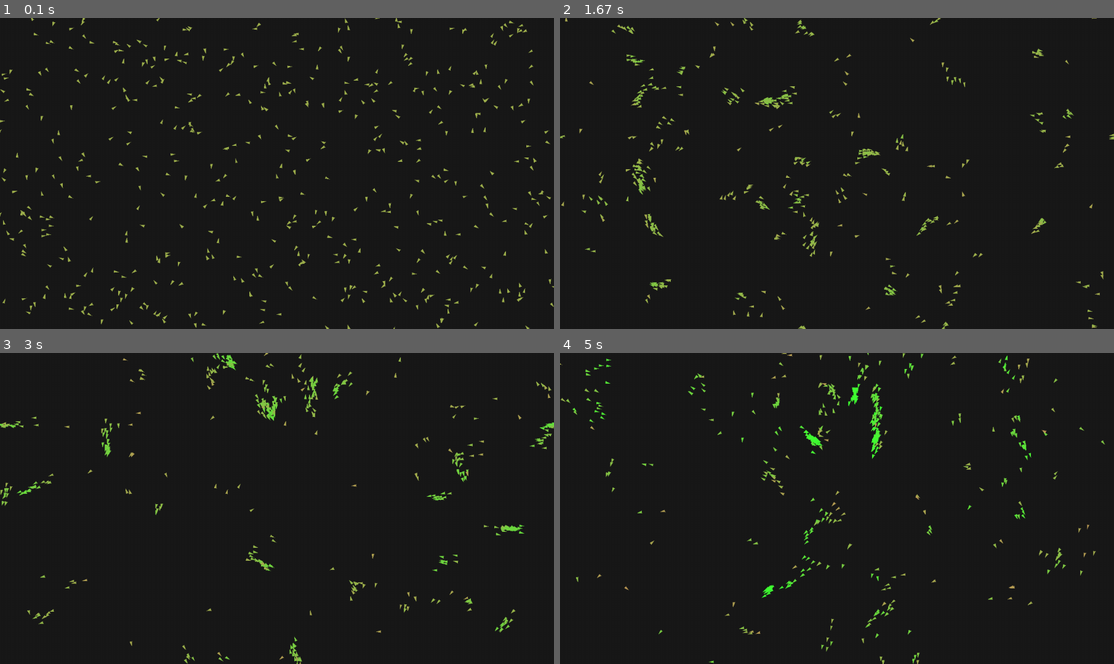
Above: before the commit, frames 1-4 (two rows, left to right).
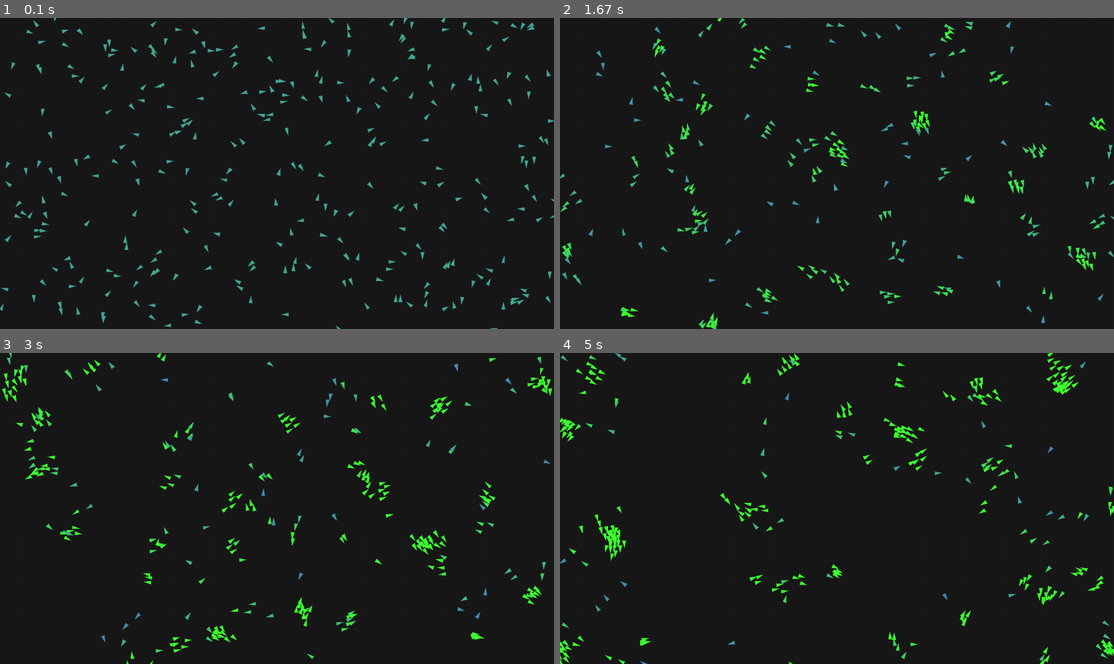
Above: after the commit, the same moments.

Repository: Thunder1967/NSYSU_AI_midterm_boids
Game: pygame game, started from test.py
Two runs of this game, one before a commit and one after it. Both use one fixed random seed, a clock stepped at 60 frames per second and the inputs below.
Inputs:
- Up to frame 1 (0.1 s): no input
- Up to frame 2 (1.67 s): no input
- Up to frame 3 (3 s): no input
- Up to frame 4 (5 s): tap Enter every 0.33 s from 3.33 to 4.67 s

The runs differ from the first frame. In frame 1, 5.6% of the frame differs, in the area x 0-100%, y 0-100%; in frame 2, 5.2%; in frame 3, 5.0%; in frame 4, 5.0%.

Commit message:
V0.0.1 新增註解，優化互動關係

Diff:
--- a/test.py
+++ b/test.py
@@ -11,14 +11,13 @@
 SCREEN_HEIGHT = 720
 SCREEN_CNETER=(SCREEN_WIDTH/2,SCREEN_HEIGHT/2)
 FPS = 60
-sys.setrecursionlimit(10000)
 #color
 BACKGROUND_COLOR = (25,25,25)
 
 #初始化
 pygame.init()
 Screen = pygame.display.set_mode((SCREEN_WIDTH,SCREEN_HEIGHT))
-pygame.display.set_caption('boids V0.0.0')
+pygame.display.set_caption('boids V0.1.0')
 Timer = pygame.time.Clock()
 
 #載入圖片、字體
@@ -26,18 +25,25 @@
 
 #全域變數
 Running=True #遊戲是否運行
-Bird_MAX_Speed = 500
-Bird_MIN_Speed = 100
-Bird_Color_Slow = pygame.math.Vector3(255,100,105)
-Bird_Color_Fast = pygame.math.Vector3(63,255,50)
+Bird_Number = 300 #bird 數量
+Bird_Size = 8 #bird 大小
+Bird_MAX_Speed = 200 #bird 最大速度
+Bird_MIN_Speed = 50 #bird 最小速度
+Bird_Color_Slow = pygame.math.Vector3(75,76,255) #bird 最慢速顏色
+Bird_Color_Fast = pygame.math.Vector3(63,255,50) #bird 最快速顏色
 Bird_Color_ChangeRate = Bird_Color_Fast-Bird_Color_Slow
-Bird_Perception_Radius = 20
-Bird_Separation_Weight = 2
-Bird_Alignment_Weight = 1.2
-Bird_Cohesion_Weight = 1
-Damping = 1-1e-3
-Movement_accuracy = 100
-DT=0
+Bird_Perception_Radius = 20 #bird 觀察範圍
+Bird_Separation_Weight = 1 #bird 分離力最大值
+Bird_Alignment_Weight = 1 #bird 對齊力最大值
+Bird_Cohesion_Weight = 1 #bird 聚集力最大值
+Damping = 1e-3 #阻力
+
+# 計算精度，若有 n 隻 bird ，則每隻 bird 需要與 n-1 隻 bird 互動，
+# 為提升效能我這裡只讓 bird 與隨機 (n-1)*Movement_Accuracy 隻 bird 互動
+# 另一種想法是讓每隻 bird 有 Movement_Accuracy 的機率"不合群"，違背自然法則，模擬自然的隨機性
+Movement_Accuracy = 0.5
+
+DT=0 #每楨之間時間間隔，確保不同楨率下動畫表現一致
 
 #物件定義
 class Bird:
@@ -48,7 +54,7 @@
         self.speed = (Bird_MIN_Speed+Bird_MAX_Speed)/2 #初始速率
         self.velocity = self.direction*self.speed #初始速度
         self.color = (255, 255, 255) #顏色
-        self.size = 5
+        self.size = Bird_Size
     def draw(self, screen):
         right_vector = pygame.math.Vector2(-self.direction.y,self.direction.x) #垂直於 self.direction 的向量
         #三個頂點
@@ -69,7 +75,8 @@
         neighbor_count = 0 # 紀錄偵測到的近鄰數量
 
         # 遍歷所有其他的 Boid
-        for i in np.random.randint(0,len(boids)-1,size=(Movement_accuracy,)):
+        for i in np.random.choice(np.arange(0,Bird_Number),
+                                  size=(math.floor(Bird_Number*Movement_Accuracy),), replace=False):
             other = boids[i]
             # 確保不是自己
             if other is not self:
@@ -79,7 +86,8 @@
                 # 檢查距離是否在排斥範圍內
                 if 0 < distance < Bird_Perception_Radius:
                     #計算推離力
-                    separation_force += (self.position - other.position)/distance
+
+                    separation_force += (self.position - other.position).normalize()*(Bird_MAX_Speed/distance)
                     #計算對齊力
                     alignment_force += other.velocity
                     #計算聚集中心
@@ -119,9 +127,10 @@
         self.direction = (self.direction+separation_force).normalize() #調整方向
         #調整速率
         self.speed += separation_force.length()
-        self.speed *= Damping
+        self.speed *= (1-Damping)
         self.speed = min(max(self.speed,Bird_MIN_Speed),Bird_MAX_Speed)
 
+        #更改顏色和速度
         self.color = Bird_Color_Slow+Bird_Color_ChangeRate*((self.speed-Bird_MIN_Speed)/(Bird_MAX_Speed-Bird_MIN_Speed))
         self.velocity = self.direction*self.speed*DT
 
@@ -141,7 +150,7 @@
 
 #main
 #load
-birds=[Bird((random.uniform(0,SCREEN_WIDTH),random.uniform(0,SCREEN_HEIGHT))) for _ in range(500)]
+birds=[Bird((random.uniform(0,SCREEN_WIDTH),random.uniform(0,SCREEN_HEIGHT))) for _ in range(Bird_Number)]
 #tick
 while Running:
     #取得動作
